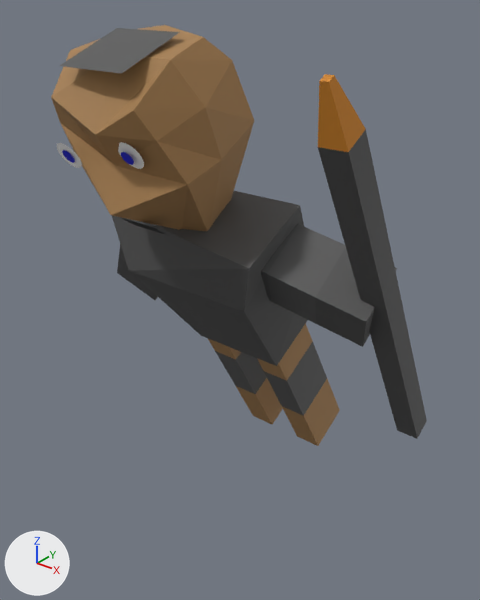
A saved change to the OBJ model KingOfKings/Models/spearman1d.obj.
Both versions are drawn from a 50 mm lens placed at (4.33, -4.8, 5.89), pointed at (0.07, 0.53, 2.58). The axes (+X, +Y, +Z) are drawn at lower left. The lights are the same throughout. Where no turn or scale is listed for an object, it has been applied to the vertices.
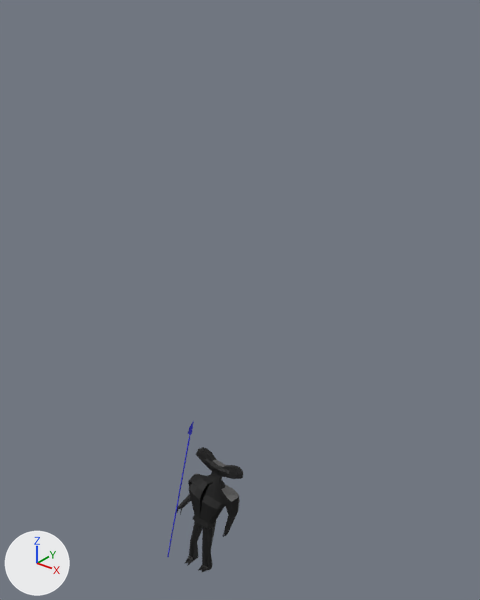
The change, as a diff of the scene's bpy script:
```diff
--- a/KingOfKings/Models/spearman1d.obj.py
+++ b/KingOfKings/Models/spearman1d.obj.py
@@ mat_material_001 @@
 mat_material_001 = principled_material('Material.001')
-mat_material_001.base_color = (1.0, 1.0, 1.0)  # white #ffffff
+mat_material_001.base_color = (0.0, 0.0, 0.0)  # black #000000
 mat_material_001.roughness = 0.69
@@ mat_material_002 @@
 mat_material_002 = principled_material('Material.002')
-mat_material_002.base_color = (0.39, 0.213, 0.0793)  # brown #a87f50
+mat_material_002.base_color = (0.0262, 0.0265, 0.578)  # blue #2d2dc8
 mat_material_002.roughness = 0.69
@@ me_cube @@
 # used by ob_cube; location = (0.0, 0.0, 0.0)
-me_cube.from_pydata(...)  # 34 vertices, 32 faces; spans x -0.76..0.76, y -1.32..0.18, z 3.64..5.52
+me_cube.from_pydata(...)  # 402 vertices, 375 faces; spans x -0.36..0.41, y -0.5..0.23, z -0.95..0.95
+# me_cube part 1: 402 vertices added at x -0.36..0.41, y -0.5..0.23, z -0.95..0.95
+# me_cube part 2: 34 vertices removed from x -0.76..0.76, y -1.32..0.18, z 3.64..5.52
 me_cube.materials.append(mat_material_002)
+me_cube.materials.append(mat_material_001)  # black #000000
+me_cube.materials.append(mat_material_003)  # dark grey #515151
@@ ob_circle_001 @@
-ob_circle_001 = bpy.data.objects.new('Circle.001', me_circle_001)
-ob_circle_001.location = (0.0, 0.0, 0.0)
@@ ob_circle_002 @@
-ob_circle_002 = bpy.data.objects.new('Circle.002', me_circle_002)
-ob_circle_002.location = (0.0, 0.0, 0.0)
@@ ob_circle_003 @@
-ob_circle_003 = bpy.data.objects.new('Circle.003', me_circle_003)
-ob_circle_003.location = (0.0, 0.0, 0.0)
@@ ob_cube_001 @@
-ob_cube_001 = bpy.data.objects.new('Cube.001', me_cube_001)
-ob_cube_001.location = (0.0, 0.0, 0.0)
@@ ob_cube_002 @@
-ob_cube_002 = bpy.data.objects.new('Cube.002', me_cube_002)
-ob_cube_002.location = (0.0, 0.0, 0.0)
@@ ob_cube_003 @@
-ob_cube_003 = bpy.data.objects.new('Cube.003', me_cube_003)
-ob_cube_003.location = (0.0, 0.0, 0.0)
@@ ob_cube_004 @@
-ob_cube_004 = bpy.data.objects.new('Cube.004', me_cube_004)
-ob_cube_004.location = (0.0, 0.0, 0.0)
@@ ob_cube_005 @@
-ob_cube_005 = bpy.data.objects.new('Cube.005', me_cube_005)
-ob_cube_005.location = (0.0, 0.0, 0.0)
@@ ob_cube_007 @@
-ob_cube_007 = bpy.data.objects.new('Cube.007', me_cube_007)
-ob_cube_007.location = (0.0, 0.0, 0.0)
@@ ob_plane @@
-ob_plane = bpy.data.objects.new('Plane', me_plane)
-ob_plane.location = (0.0, 0.0, 0.0)
@@ ob_plane_002 @@
-ob_plane_002 = bpy.data.objects.new('Plane.002', me_plane_002)
-ob_plane_002.location = (0.0, 0.0, 0.0)
```

Where the change shows, as pixel boxes [x1, y1, x2, y2] in the pictures (480 x 600 px):
'Cube', recoloured, reshaped (62% narrower, 27% shorter): before [51, 25, 254, 231]; after [167, 421, 243, 572]
'Cube.001', deleted: before [112, 191, 307, 366]
'Cube.007', deleted: before [318, 74, 427, 439]
'Cube.002', deleted: before [261, 224, 397, 347]
'Cube.005', deleted: before [257, 323, 340, 446]
'Plane.002', deleted: before [60, 28, 180, 74]
'Cube.004', deleted: before [208, 339, 283, 424]
'Cube.003', deleted: before [117, 244, 158, 300]
'Circle.001', deleted: before [118, 142, 144, 169]
'Circle', no longer drawn: before [57, 143, 82, 168]
'Plane', deleted: before [122, 218, 167, 235]
'Circle.003', deleted: before [121, 152, 134, 165]
'Circle.002', deleted: before [62, 150, 75, 163]
part 1 of me_cube, added (black): after [167, 421, 243, 572]
part 2 of me_cube, deleted (brown): before [51, 25, 254, 231]
